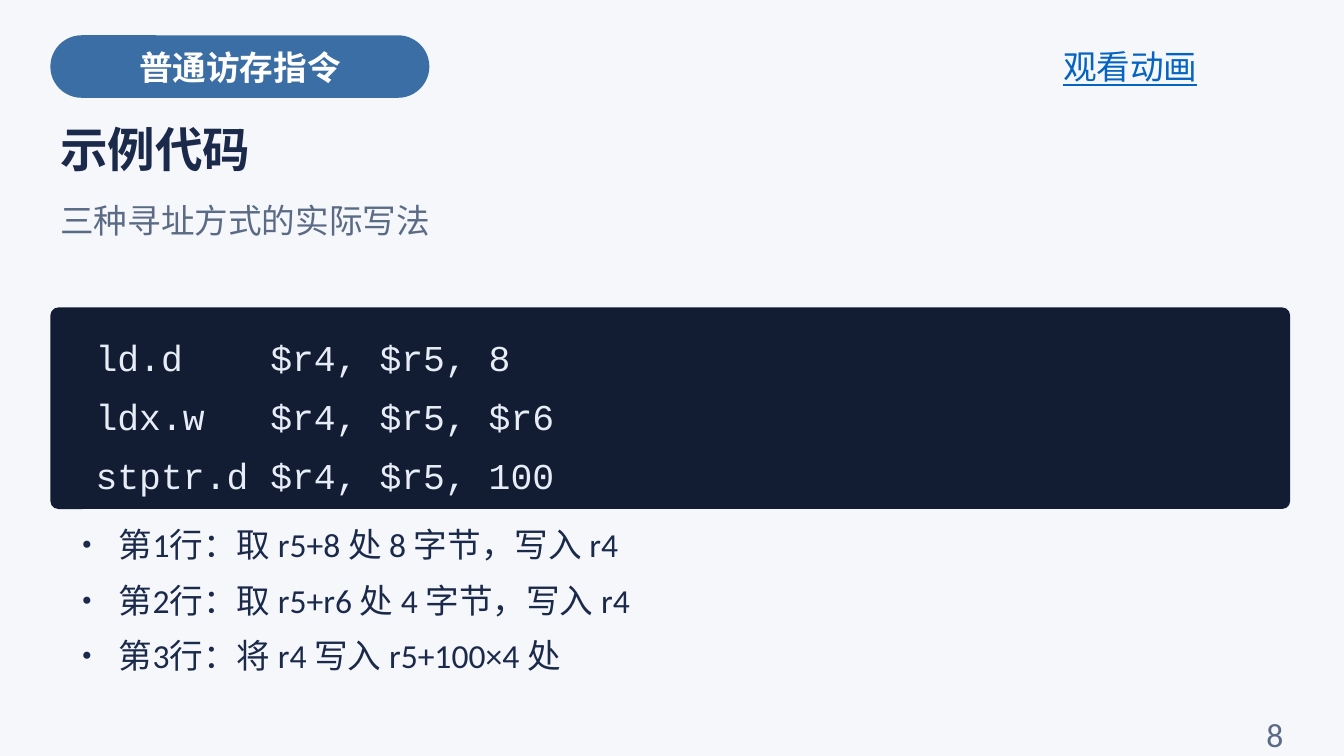
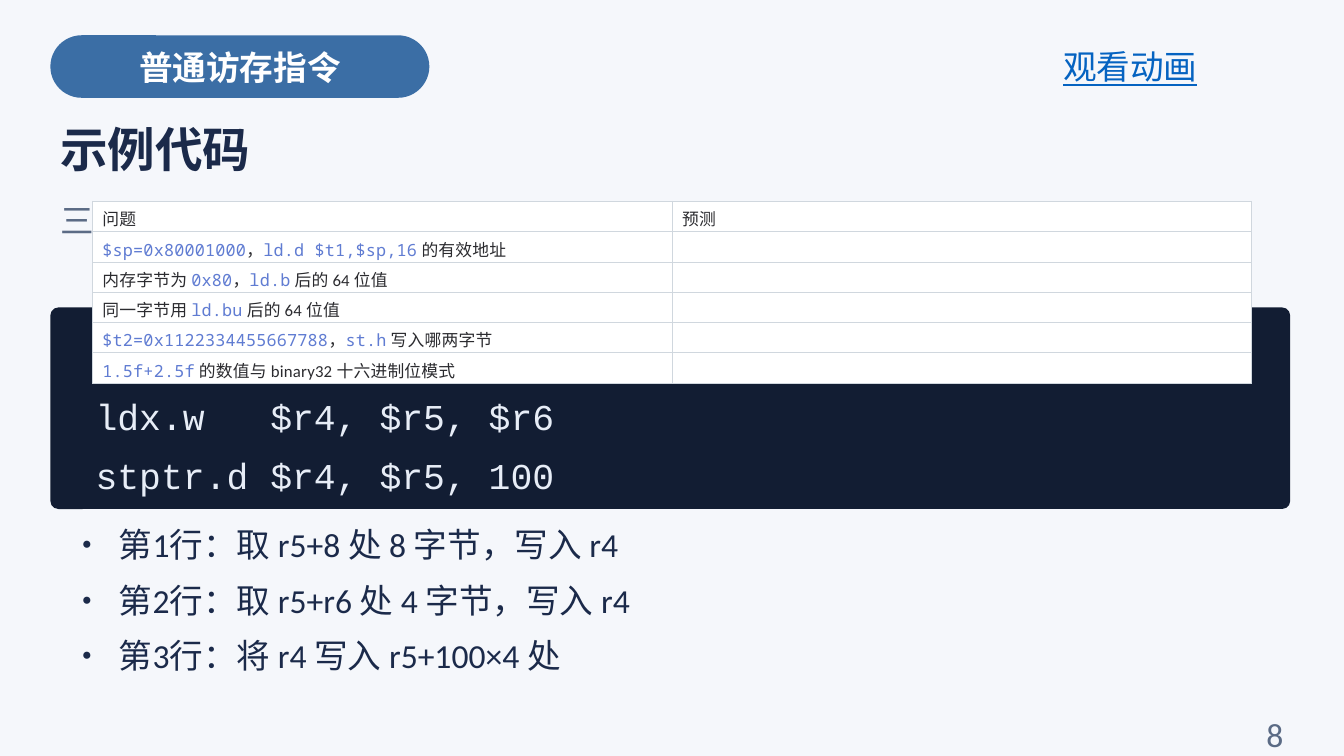
Before and after one commit to cxi218447-byte/miniOS, a slide deck: slide 17 of docs/04/04_load_store_course.pptx. Drawn at 1344x756 pixels with LibreOffice and Linux fonts; fonts in the diff are those of the drawing. Boxes give left, top, right and bottom in pixels: in the first picture for what was removed or moved away, otherwise in the second. Text is boxed around its words. In the diff, an @@ line names an element or a change of style, - is before the commit and + after.

```diff
--- a/docs/04/04_load_store_course.pptx
+++ b/docs/04/04_load_store_course.pptx
@@ table added at <box>93,202,1252,384</box>, 6 rows, 2 columns @@
+问题 | 预测
+$sp=0x80001000，ld.d $t1,$sp,16 的有效地址 | 
+内存字节为 0x80，ld.b 后的 64 位值 | 
+同一字节用 ld.bu 后的 64 位值 | 
+$t2=0x1122334455667788，st.h 写入哪两字节 | 
+1.5f+2.5f 的数值与 binary32 十六进制位模式 | 
```
Also in this commit, not shown: 2 other slides changed, 3 slides added, 1 other file.
